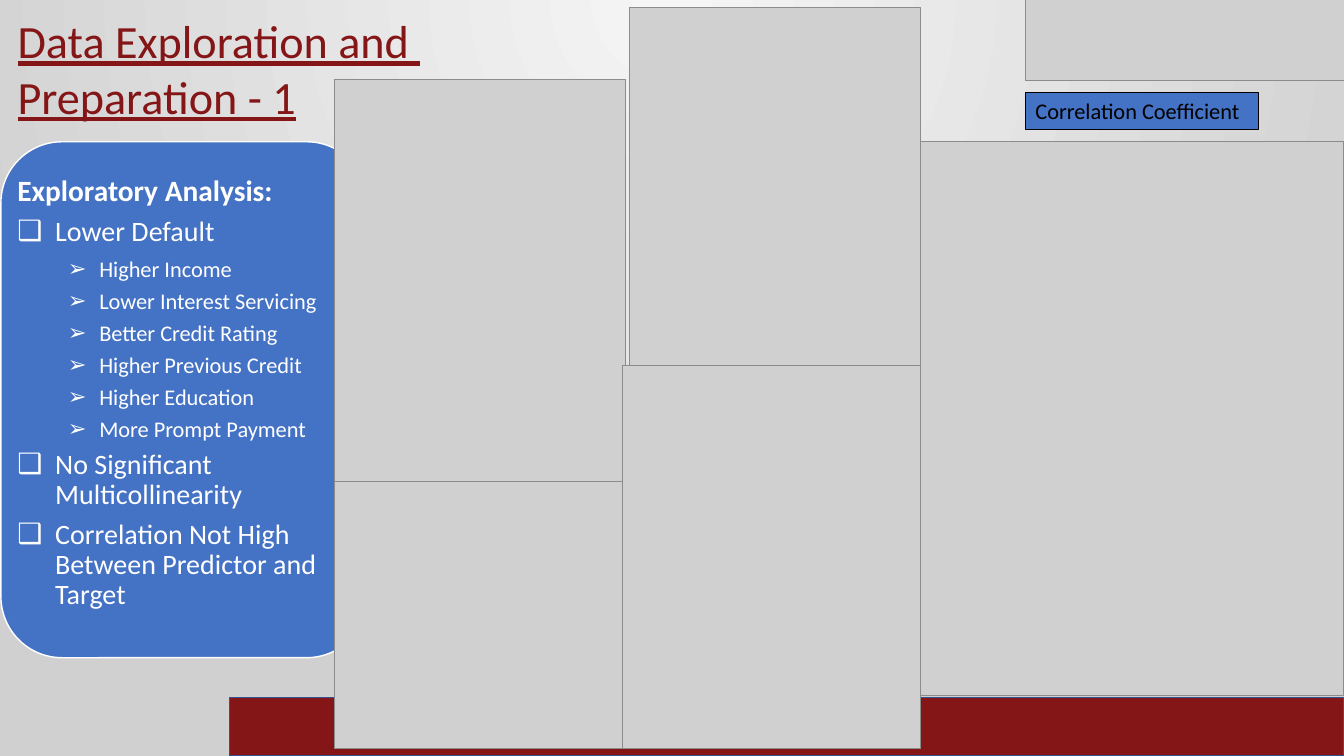
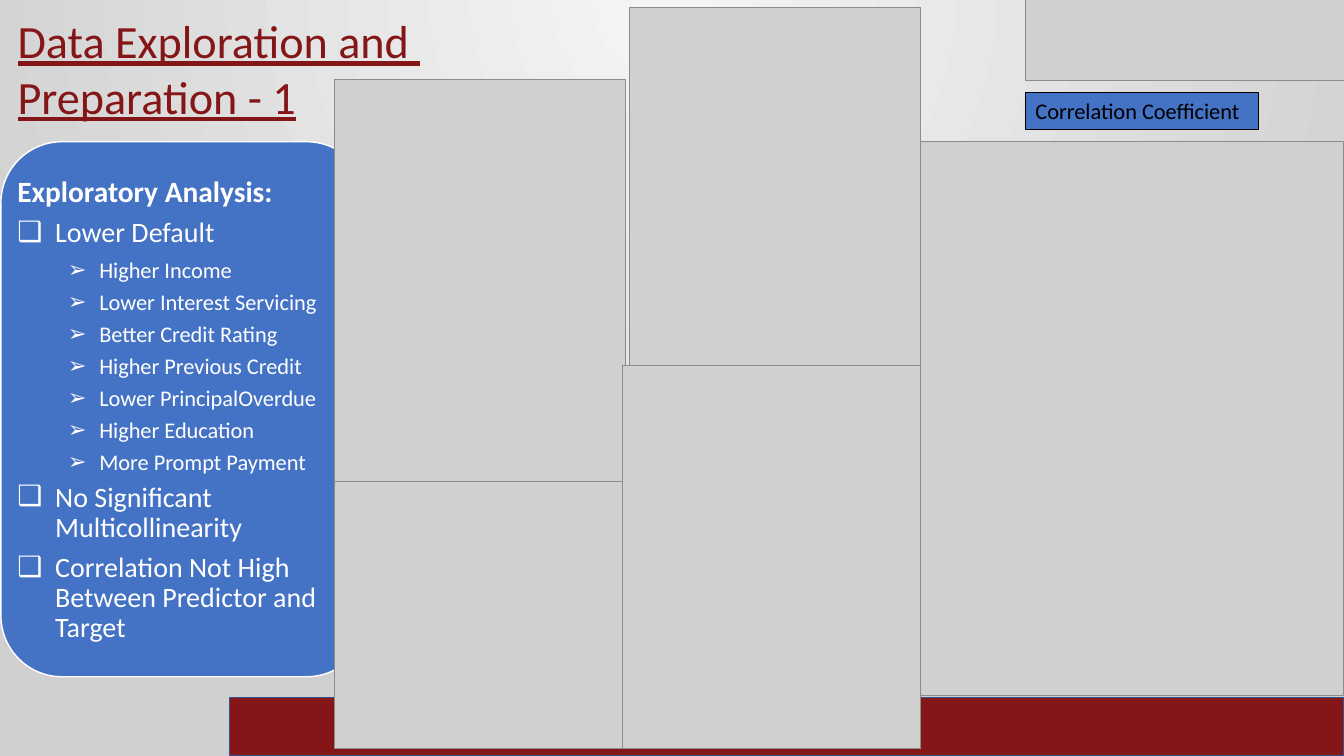
Before and after one commit to ramrao0102/DSA5900-Project, a slide deck: slide 4 of Ram_Rao_Final_Practicum.pptx. Drawn at 1344x756 pixels with LibreOffice and Linux fonts; fonts in the diff are those of the drawing; grey boxes stand for pictures; background and template pictures are left out. Boxes give left, top, right and bottom in pixels: in the first picture for what was removed or moved away, otherwise in the second. Text is boxed around its words. In the diff, an @@ line names an element or a change of style, - is before the commit and + after.

```diff
--- a/Ram_Rao_Final_Practicum.pptx
+++ b/Ram_Rao_Final_Practicum.pptx
@@ rounded rectangle: place and size @@
-rounded rectangle at box(1, 142, 368, 658)
+rounded rectangle at box(1, 142, 368, 678)
@@ text at box(99, 390, 316, 410): paragraph added @@
+  ➢ Lower PrincipalOverdue
```
Also in this commit, not shown: 3 other slides changed, 3 other files.
